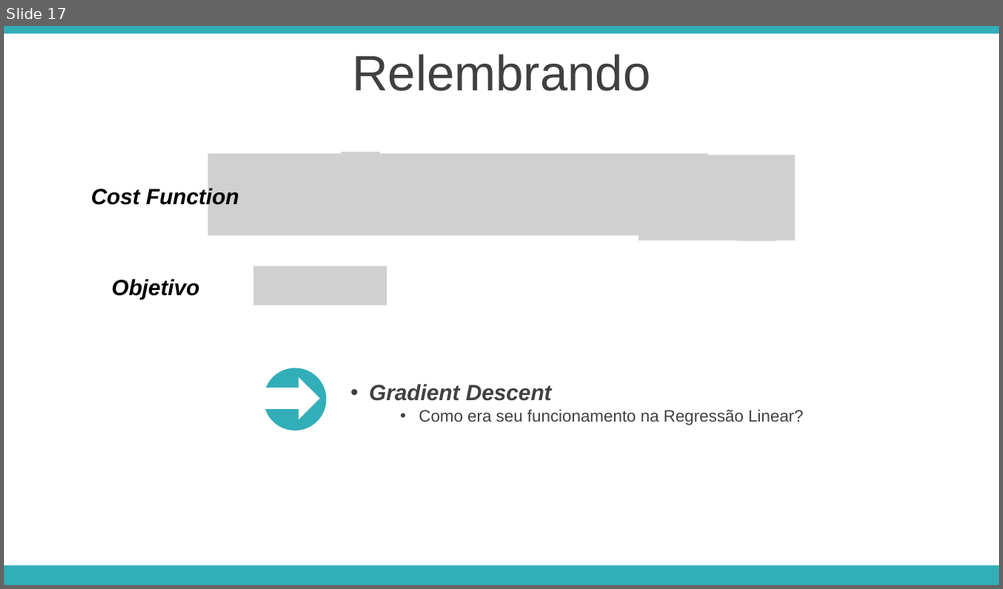
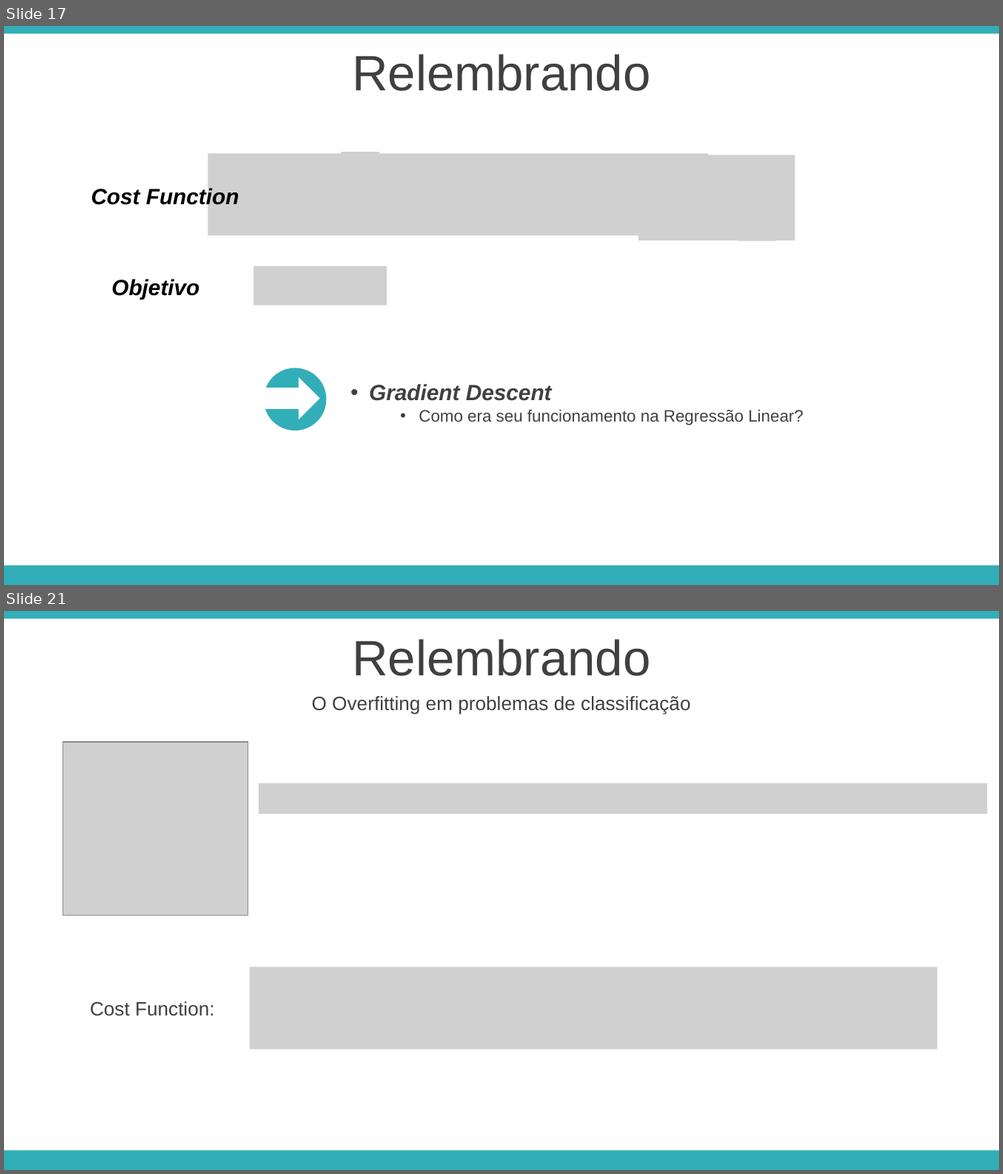
Before and after one commit to APILASTRI/coursera-stanford, a slide deck: machine-learning/notations/semana-3/presentation/06-regularization-overfitting.pptx. Shown one above the other, each under a label of ours: slide 17 before the commit, slides 17 and 21 after it; the slides between them are not shown. The pictures are 1003x589 and 1003x1174 pixels, drawn with LibreOffice and Linux fonts; fonts in the diff are those of the drawing; grey boxes stand for pictures. Boxes give left, top, right and bottom in pixels: in the first picture for what was removed or moved away, otherwise in the second. Text is boxed around its words. In the diff, an @@ line names an element or a change of style, - is before the commit and + after.

```diff
--- a/machine-learning/notations/semana-3/presentation/06-regularization-overfitting.pptx
+++ b/machine-learning/notations/semana-3/presentation/06-regularization-overfitting.pptx
@@ slide 21 added at [4, 611, 999, 1170], background #FFFFFF; not listed: 2 template elements that a slide beside it also shows @@
@@ text added at [352, 639, 650, 676], 36 pt, text #404040 @@
+Relembrando
@@ text added at [312, 696, 690, 715], 14 pt, text #404040 @@
+O Overfitting em problemas de classificação
@@ picture added at [62, 742, 247, 917] @@
@@ picture added at [259, 783, 987, 814] @@
@@ picture added at [250, 967, 937, 1050] @@
@@ text added at [90, 1002, 215, 1017], 14 pt, text #404040 @@
+Cost Function:
```
Also in this commit, not shown: 2 slides changed, 4 other slides added, 2 other files.
